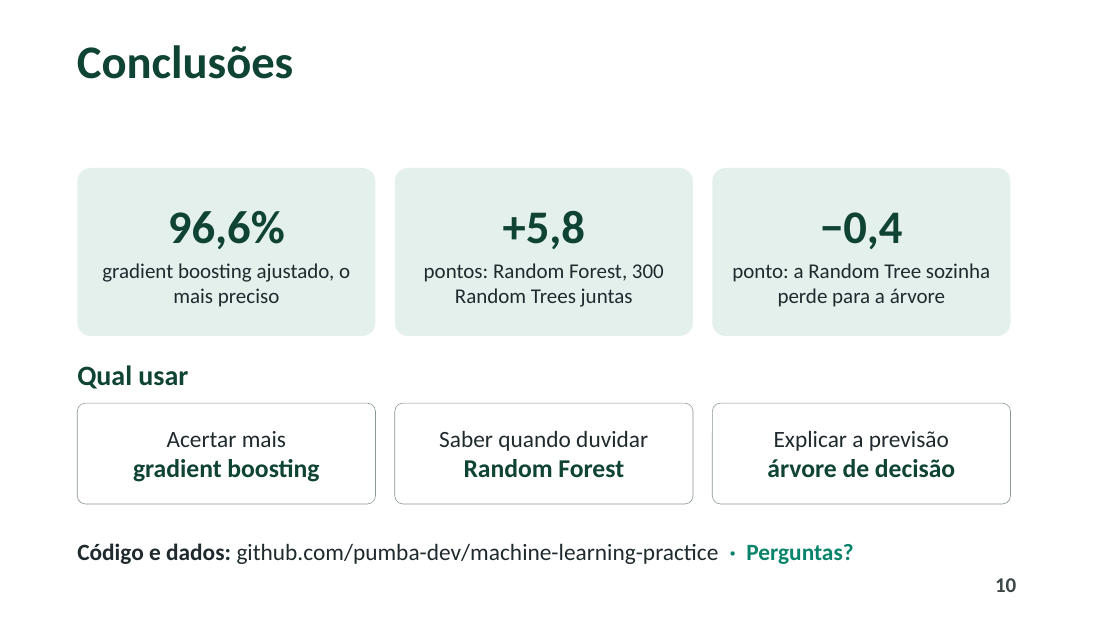
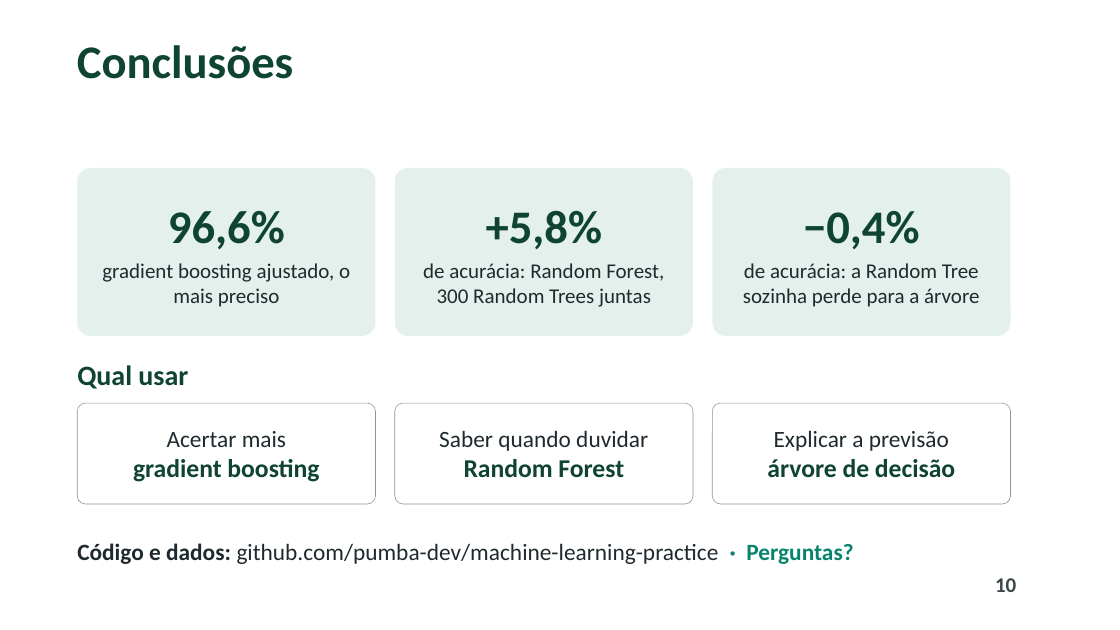
Before and after one commit to pumba-dev/machine-learning-practice, a slide deck: slide 10 of slides/apresentacao_random_tree.pptx. Drawn at 1120x630 pixels with LibreOffice and Linux fonts; fonts in the diff are those of the drawing; background and template pictures are left out. Boxes give left, top, right and bottom in pixels: in the first picture for what was removed or moved away, otherwise in the second. Text is boxed around its words. In the diff, an @@ line names an element or a change of style, - is before the commit and + after.

```diff
--- a/slides/apresentacao_random_tree.pptx
+++ b/slides/apresentacao_random_tree.pptx
@@ text in rounded rectangle at [423, 211, 664, 307]: text changed @@
-+5,8
-pontos: Random Forest, 300 Random Trees juntas
++5,8%
+de acurácia: Random Forest, 300 Random Trees juntas
@@ text in rounded rectangle at [743, 211, 979, 307]: text changed @@
-−0,4
-ponto: a Random Tree sozinha perde para a árvore
+−0,4%
+de acurácia: a Random Tree sozinha perde para a árvore
```
Also in this commit, not shown: 5 other slides changed, 6 other files.
